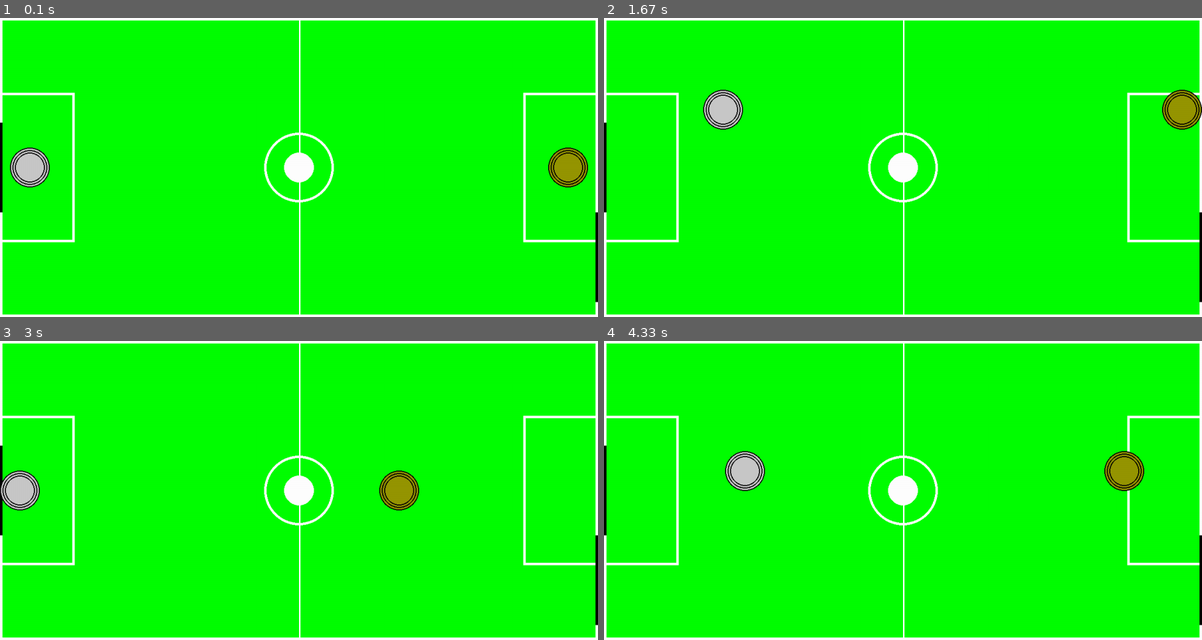
Above: before the commit, frames 1-4 (two rows, left to right).
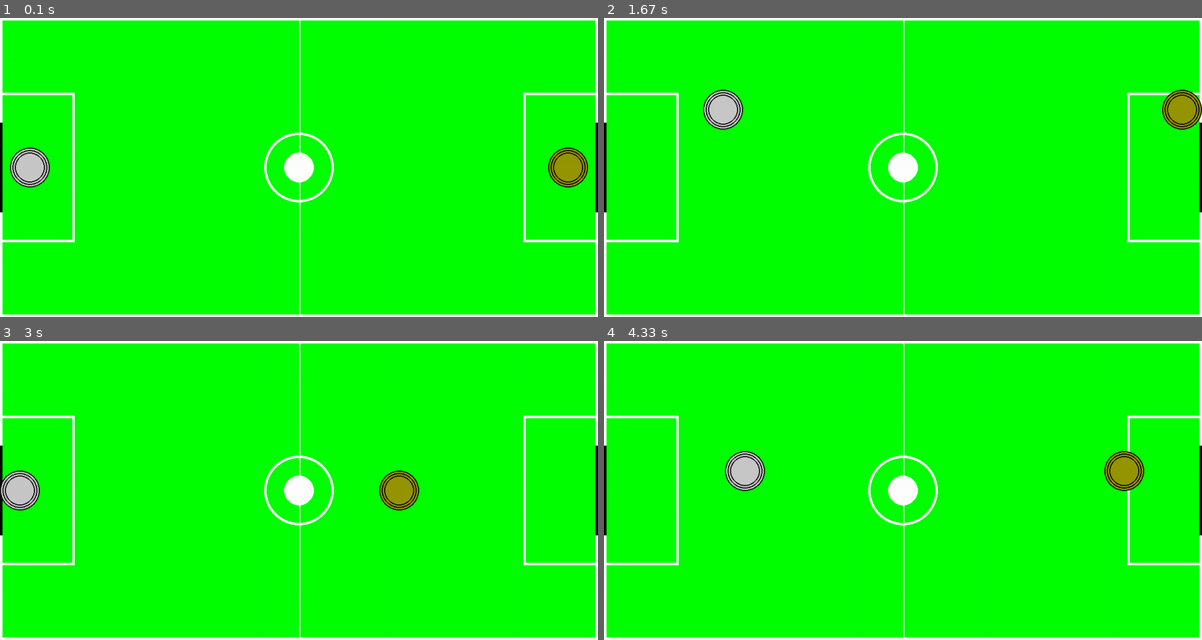
Above: after the commit, the same moments.

Repository: hentt30/game-ces22
Game: pygame game, started from main.py
The game is run twice, just before and just after one commit, with the same random seed, the same clock (stepped at 60 frames per second) and the same inputs.
Inputs:
- Up to frame 1 (0.1 s): no input
- Up to frame 2 (1.67 s): hold Right 0.33-0.8 s; hold Up 0.83-1.13 s; hold W 0.83-1.13 s; hold Right 1.17-1.63 s; hold D 1.17-1.63 s
- Up to frame 3 (3 s): hold Left 1.67-2.2 s; hold A 1.67-2.2 s; hold Down 2.23-2.53 s; hold S 2.23-2.53 s; hold Left 2.57-2.97 s; hold A 2.57-2.97 s
- Up to frame 4 (4.33 s): hold Up 3-3.37 s; hold W 3-3.37 s; hold Right 3.4-4.03 s; hold D 3.4-4.03 s; hold Down from 4.07 s (still down); hold S from 4.07 s (still down)

The runs differ from the first frame. In frame 1, 0.3% of the frame differs, in the area x 99-100%, y 34-96%; in frame 2, 0.3%; in frame 3, 0.3%; in frame 4, 0.3%.

Commit message:
Fixed right goal position

Diff:
--- a/game/view/field.py
+++ b/game/view/field.py
@@ -11,8 +11,7 @@
         self.white = WHITE
         self.black = BLACK
         self.goal_width = GOAL_WIDTH
-        self.goal_yleft = GOAL_Y_LEFT
-        self.goal_yright = GOAL_Y_RIGHT
+        self.goal_y = GOAL_Y_LEFT
         self.background_color = BACKGROUND_COLOR
 
     def draw_center_circle(self, screen) -> None:
@@ -40,9 +39,9 @@
         """ Desenha os gols
         """
         pygame.draw.rect(screen, self.black,
-                         (0, self.goal_yleft, 5, self.goal_width))
+                         (0, self.goal_y, 5, self.goal_width))
         pygame.draw.rect(screen, self.black,
-                         (self.width - 5, self.goal_yright, 5, self.goal_width))
+                         (self.width - 5, self.goal_y, 5, self.goal_width))
 
     def draw_field_divider(self, screen) -> None:
         """ Desenha o divisor do campo
